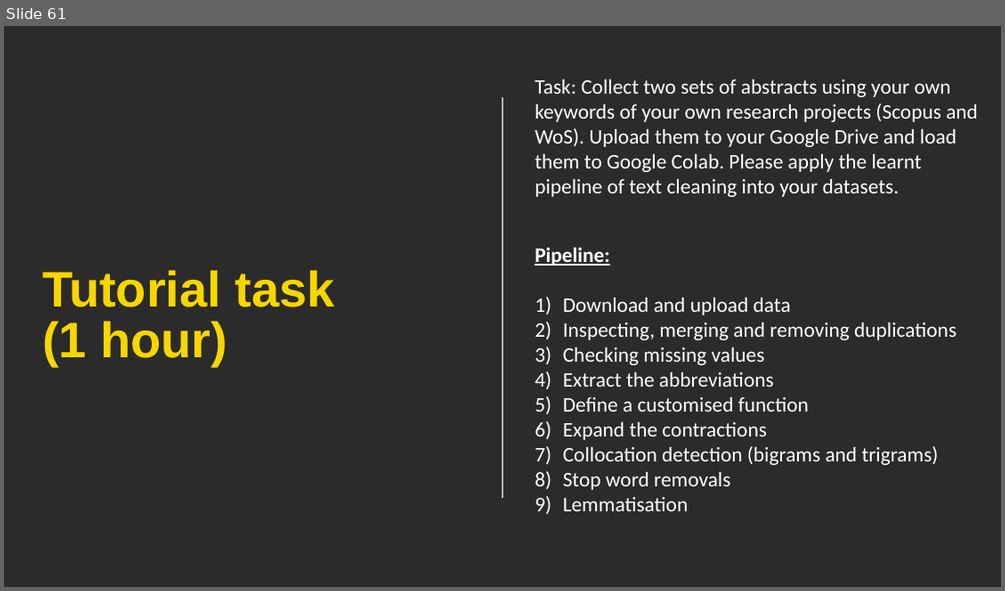
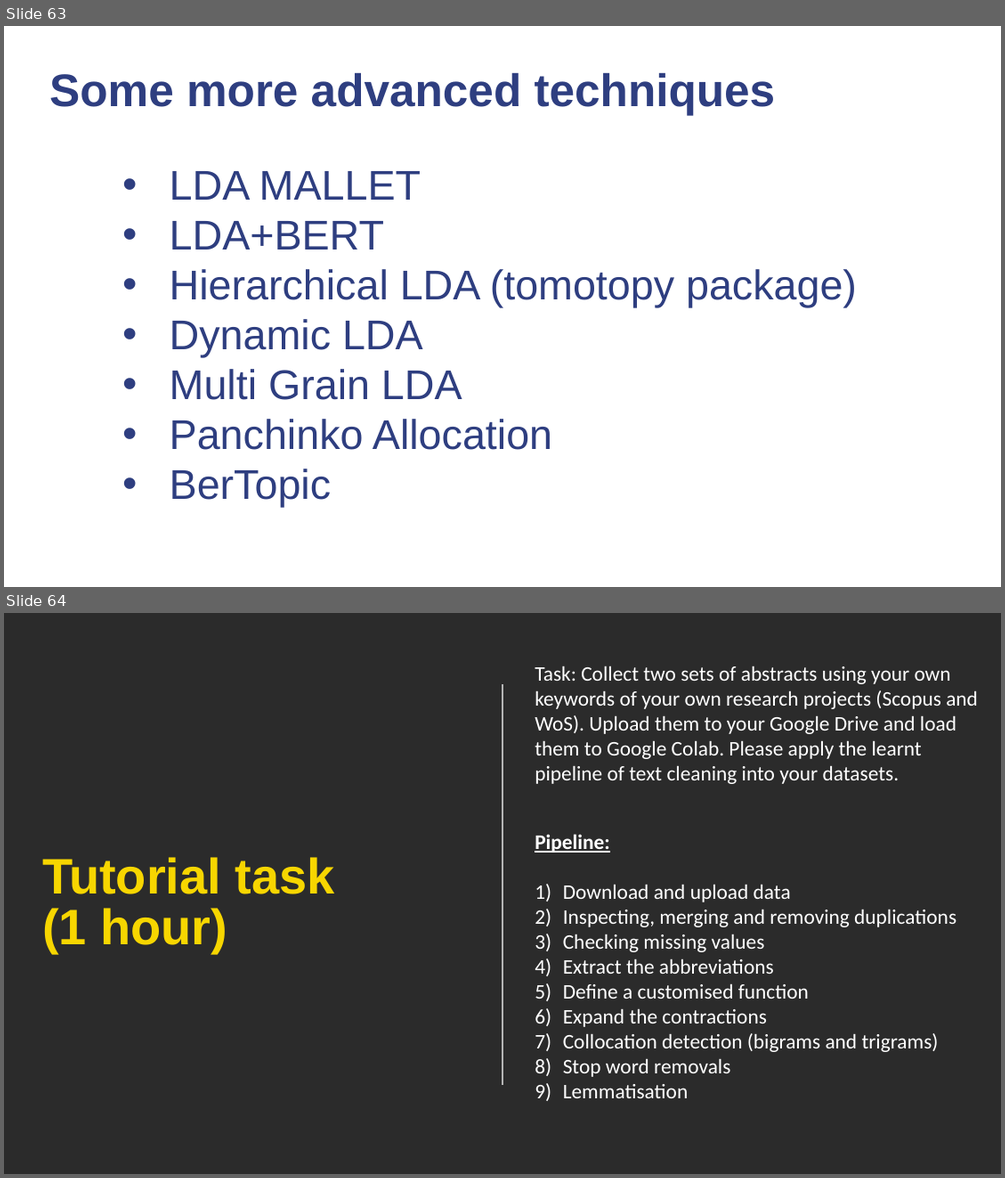
Before and after one commit to quanghuy2506/NUSC-LDA, a slide deck: PPT slides.pptx. Shown one above the other, each under a label of ours: slide 61 before the commit, slides 63 and 64 after it. The pictures are 1005x591 and 1005x1178 pixels, drawn with LibreOffice and Linux fonts; fonts in the diff are those of the drawing; background and template pictures are left out; a plain dark background stands for a picture behind light text. Boxes give left, top, right and bottom in pixels: in the first picture for what was removed or moved away, otherwise in the second. Text is boxed around its words. In the diff, an @@ line names an element or a change of style, - is before the commit and + after.

```diff
--- a/PPT slides.pptx
+++ b/PPT slides.pptx
@@ slide 63 added at [4, 26, 1001, 587], background picture (left out) @@
@@ title added at [49, 73, 776, 115], 44 pt, text #2E3E80, bold @@
+Some more advanced techniques
@@ text added at [170, 171, 857, 507], 40 pt, text #2E3E80 @@
+• LDA MALLET
+• LDA+BERT
+• Hierarchical LDA (tomotopy package)
+• Dynamic LDA
+• Multi Grain LDA
+• Panchinko Allocation
+• BerTopic
@@ what was slide 61 is now slide 64 @@
```
Also in this commit, not shown: 12 slides changed, 2 other slides added.
